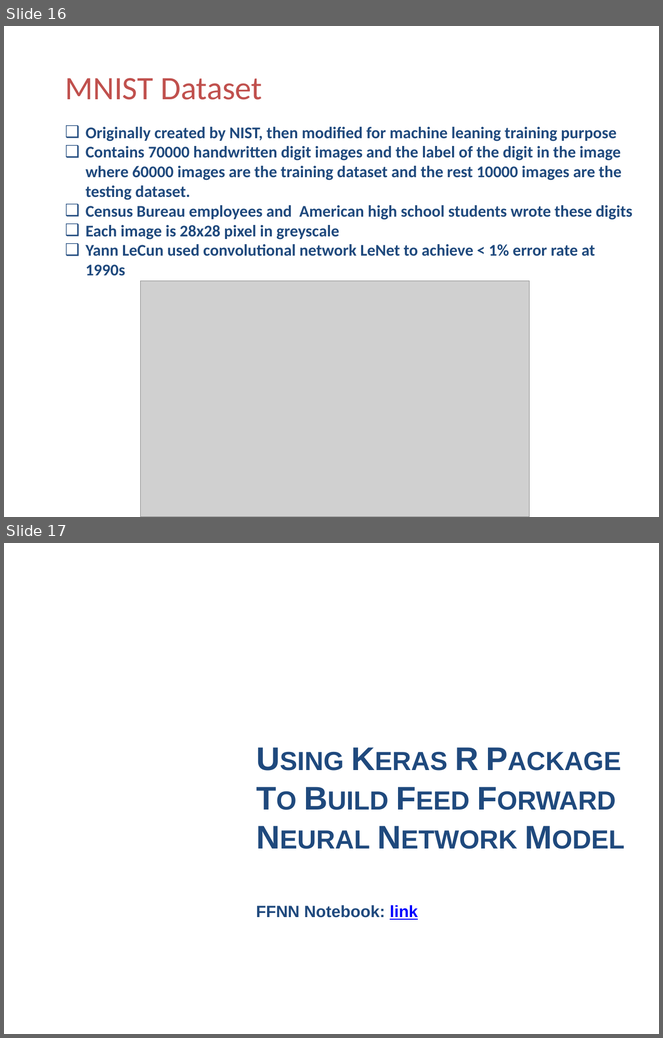
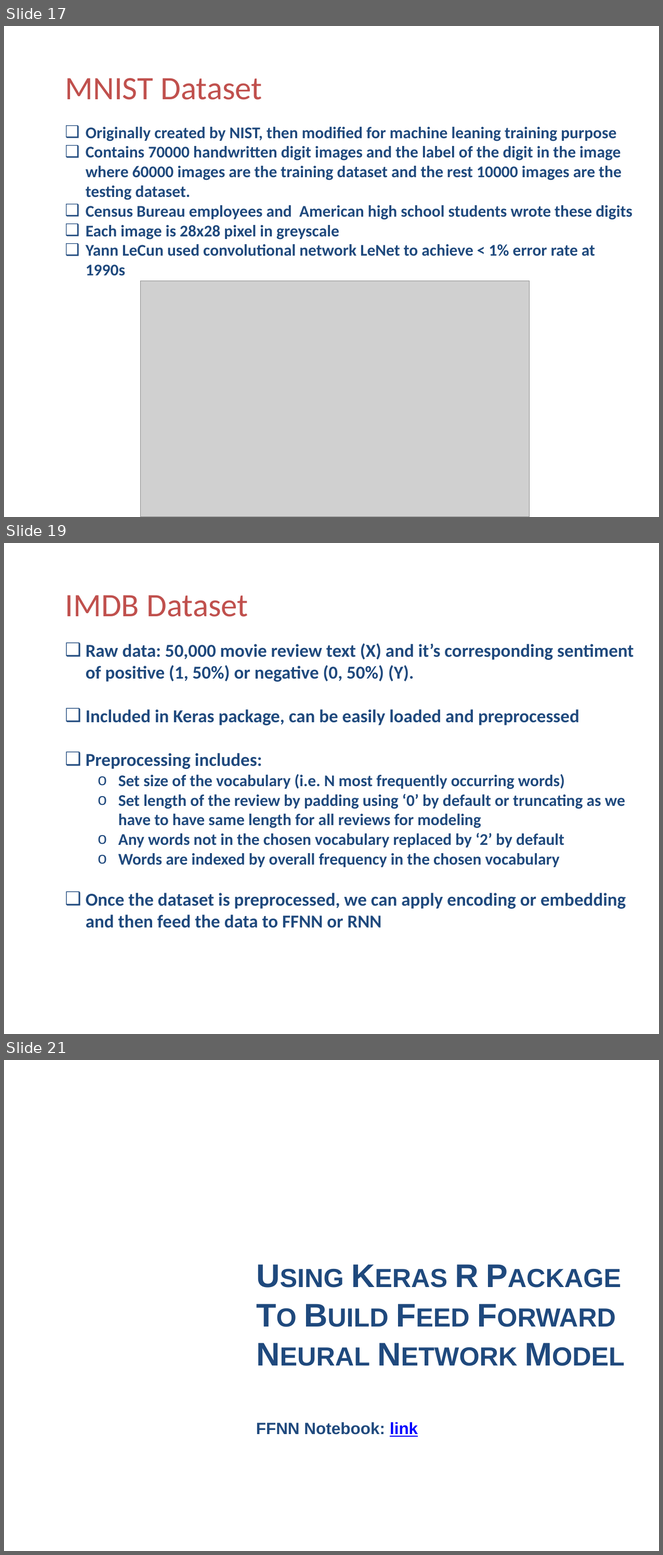
Before and after one commit to happyrabbit/DataScienceWorkshop2019, a slide deck: 02DeepLearning/DNN/DeepLearning-DNN.pptx. Shown one above the other, each under a label of ours: slides 16 and 17 before the commit, slides 17, 19 and 21 after it; the slides between them are not shown. The pictures are 663x1038 and 663x1555 pixels, drawn with LibreOffice and Linux fonts; fonts in the diff are those of the drawing; grey boxes stand for pictures; background and template pictures are left out. Boxes give left, top, right and bottom in pixels: in the first picture for what was removed or moved away, otherwise in the second. Text is boxed around its words. In the diff, an @@ line names an element or a change of style, - is before the commit and + after.

```diff
--- a/02DeepLearning/DNN/DeepLearning-DNN.pptx
+++ b/02DeepLearning/DNN/DeepLearning-DNN.pptx
@@ slide 19 added at bbox=[4, 543, 659, 1034], background picture (left out) @@
@@ title added at bbox=[65, 595, 248, 617], 36 pt, text #C0504D @@
+IMDB Dataset
@@ text added at bbox=[86, 643, 634, 928], 18 pt, text #1F497D, bold @@
+❑ Raw data: 50,000 movie review text (X) and it’s corresponding sentiment of positive (1, 50%) or negative (0, 50%) (Y).
+❑ Included in Keras package, can be easily loaded and preprocessed
+❑ Preprocessing includes:
+  o Set size of the vocabulary (i.e. N most frequently occurring words)
+  o Set length of the review by padding using ‘0’ by default or truncating as we have to have same length for all reviews for modeling
+  o Any words not in the chosen vocabulary replaced by ‘2’ by default
+  o Words are indexed by overall frequency in the chosen vocabulary
+❑ Once the dataset is preprocessed, we can apply encoding or embedding and then feed the data to FFNN or RNN
@@ what was slide 16 is now slide 17 @@
@@ what was slide 17 is now slide 21 @@
```
Also in this commit, not shown: 3 other slides added, 3 other files.
